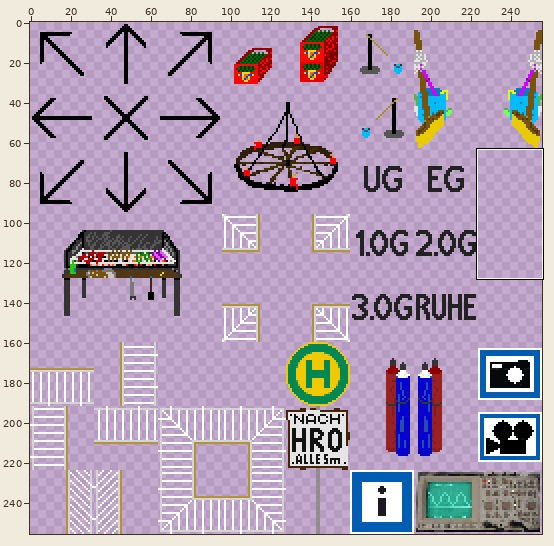
Sprite sheet -- Zapf_Uni_Greifswald/tilesets/tileset_Tristan.png. The first picture is a wide view before the edit; the outline marks the close-up.
Close-up. First the earlier version:
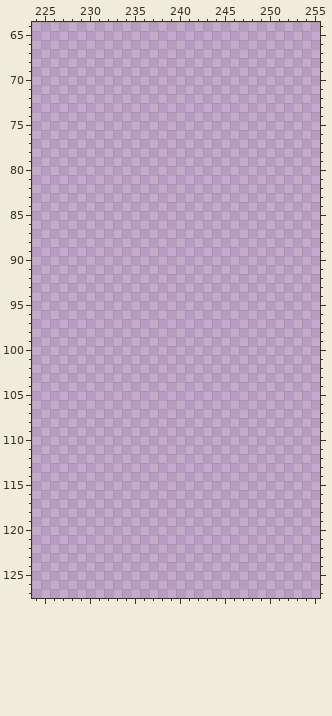
The file is 256x256 pixels. Colours within 5 levels of each other are drawn and written as one. Shown: x 224..255, y 64..127.
New version:
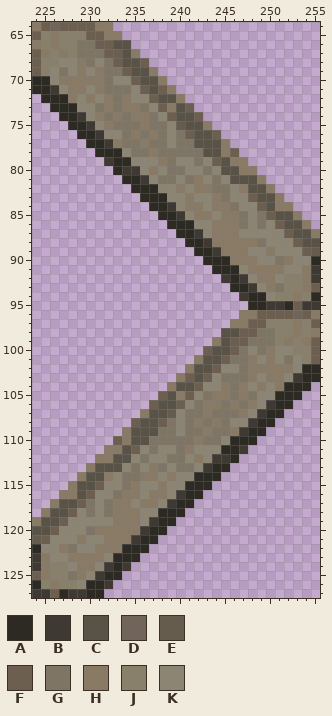
Palette (. is transparent): A #2d2a24  B #3e3932  C #595247  D #70645b  E #655c4d  F #6d5f4f  G #7f7565  H #897a65  J #89806c  K #8d8574
Edits made:
Changed rows in their new state; - is an unchanged pixel.
first column x 224:
 64 HFDFFFFHH-----------------------
 65 FJHJJJFFHH----------------------
 66 HJHJJGGFFCC---------------------
 67 FHJHJGGGFFCH--------------------
 68 FJJKKHGKGFCCF-------------------
 69 FJKGKHKHGGFCCH------------------
 70 AAKHHHHHGKKFCCH-----------------
 71 AABKHHKHGGGKFCFH----------------
 72 -AAAHKHKHGHKKFCCH---------------
 73 --AAAKKGHGHHGKFHCF--------------
 74 ---AABKHGHGHHGKFCCF-------------
 75 ----AABKHGGGHGGKECCH------------
 76 -----AABKKGHGHGKGFCCF-----------
 77 ------AABHGGHGGKGGCCCH----------
 78 -------AAAKGGHGGGGGCCHF---------
 79 --------BAAKKKHGKKGKFCHH--------
 80 ---------ABBKHKGGKKGKCCHH-------
 81 ----------AABKGGKGHKGKCCCH------
 82 -----------AAAKKHKHHGGKHCCH-----
 83 ------------AAAKKHKKHGKKFCCH----
 84 -------------AABKHHKHHGKKFCHH---
 85 --------------AABKHHKHHGKGFCCH--
 86 ---------------AAAKKHHHGKGKFCCH-
 87 ----------------AABKHHHKKKKKFCCH
 88 -----------------AABHHHHHGKKKFCC
 89 ------------------AABHHHKKHKKKFE
 90 -------------------AAAHHHKKGHKKA
 91 --------------------AAAKHHHHKKHB
 92 ---------------------BABKHHKJJHB
 93 ----------------------AABKHGJJHF
 94 -----------------------BAAKJJHJA
 95 ------------------------AABBAFBB
 96 -----------------------HHFFFFDFH
 97 ----------------------HHFFJJJHJF
 98 ---------------------CCFFGGJJHJH
 99 --------------------HCFFGGGJHJHF
100 -------------------FCCFGKGHKKJJF
101 ------------------HCCFGGHKHKGKJF
102 -----------------HCCFKKGHHHHHKAA
103 ----------------HFCFKGGGHKHHKBAA
104 ---------------HCCFKKHGHKHKHAAA-
105 --------------FCHFKGHHGHGKKAAA--
106 -------------FCCFKGHHGHGHKBAA---
107 ------------HCCEKGGHGGGHKBAA----
108 -----------FCCFGKGHGHGKKBAA-----
109 ----------HCCCGGKGGHGGHBAA------
110 ---------FHCCGGGGGHGGKAAA-------
111 --------HHCFKGKKGHKKKAAB--------
112 -------HHCCKGKKGGKHKBBA---------
113 ------HCCCKGKHGKGGKBAA----------
114 -----HCCHKGGHHKHKKAAA-----------
115 ----HCCFKKGHKKHKKAAA------------
116 ---HHCFKKGHHKHHKBAA-------------
117 --HCCFGKGHHKHHKBAA--------------
118 -HCCFKGKGHHHKKAAA---------------
119 HCCFKKKKKHHHKBAA----------------
120 CCFKKKGHHHHHBAA-----------------
121 EFKKKHKKHHHBAA------------------
122 AKKHGKKHHHAAA-------------------
123 BHKKHHHHKAAA--------------------
124 BHJJKHHKBAB---------------------
125 FHJJGHKBAA----------------------
126 AJHJJKAAB-----------------------
127 BBFABBAA------------------------
Changed places in both close-ups, as pixel boxes (x1, y1, x2, y2):
added: (32, 22, 320, 598)
